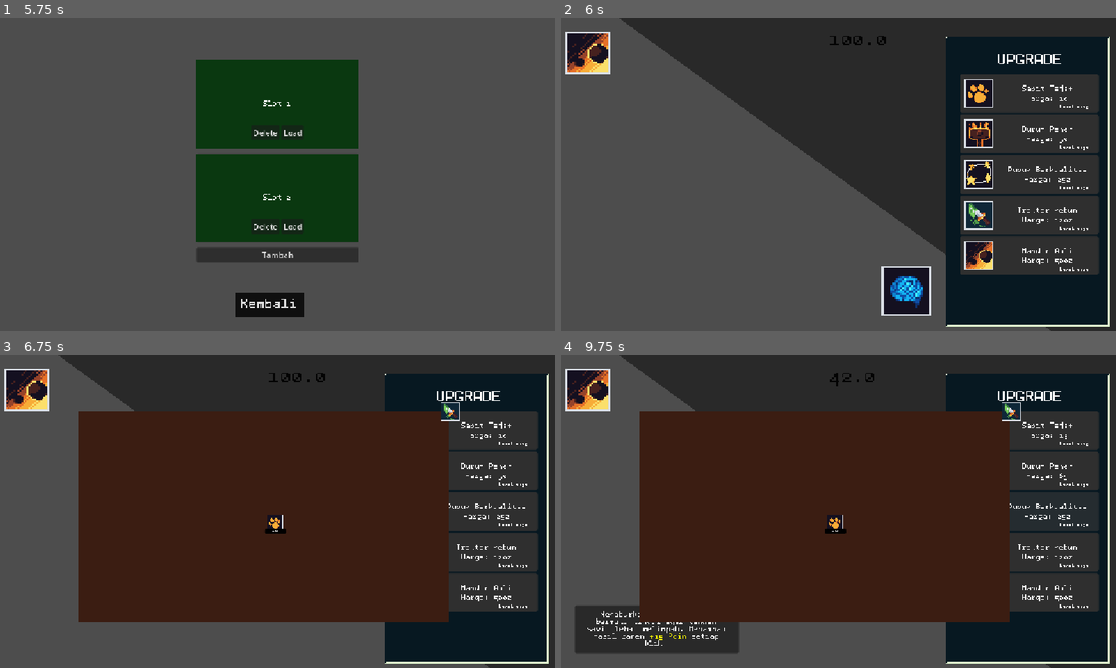
Above: before the commit, frames 1-4 (two rows, left to right).
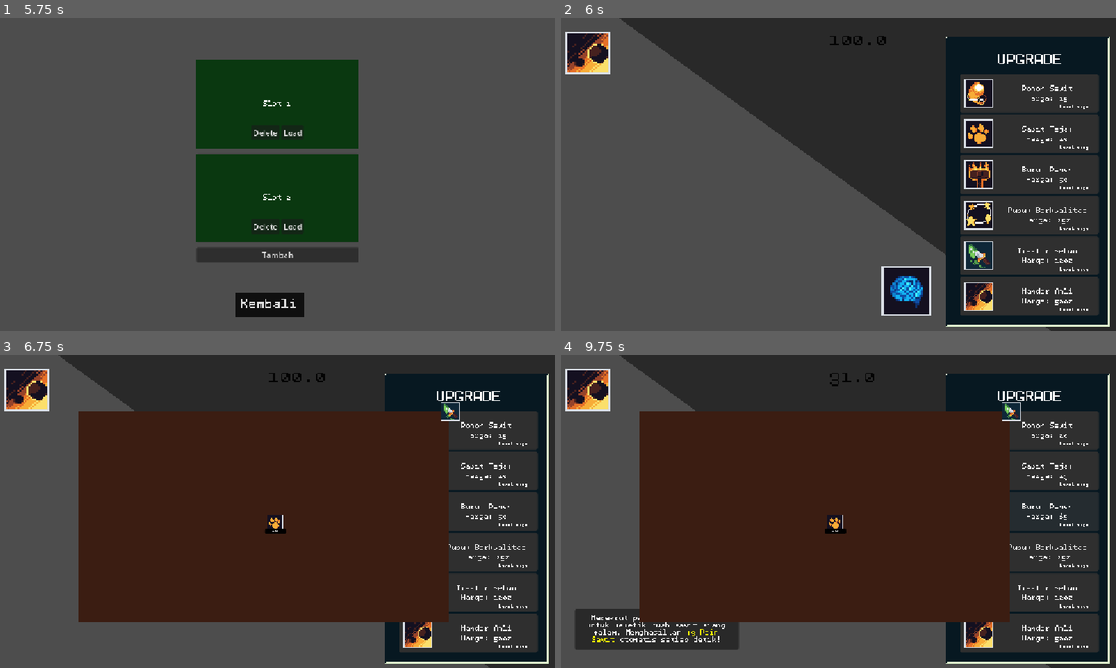
Above: after the commit, the same moments.

Repository: azizul987/Sawit-io
Game: Godot game, scene res://Scene/MainMenui.tscn
The game is run twice, just before and just after one commit, with the same random seed, the same clock (stepped at 60 frames per second) and the same inputs.
Inputs (mouse positions are in pixels of both pictures, inside the frame that each line leads up to):
- Up to frame 1 (5.75 s): click "Mulai" at 0.5 s; tap Enter at 1.25 s; move the mouse to (399, 158) at 1.27 s; hold Right (ui_right) 1.28-2 s; hold M (add_coin) 1.28-2 s; click (399, 158) at 1.42 s; click "Tambah" at 2 s; click "Kembali" at 2.75 s; click "Mulai" at 3.5 s; drag from (166, 190) to (249, 237) at 4.27 s; tap Space at 5 s; move the mouse to (333, 105) at 5.02 s; hold Right (ui_right) from 5.03 s (still down); hold E (zoom_out) from 5.03 s (still down)
- Up to frame 2 (6 s): release Right (ui_right) at 5.75 s; release E (zoom_out) at 5.75 s; click "Load" at 5.75 s
- Up to frame 3 (6.75 s): click (344, 627) at 6.5 s
- Up to frame 4 (9.75 s): click (1027, 430) at 7.27 s; click (977, 430) at 8.02 s; click (1027, 470) at 8.77 s; click (1027, 511) at 9.52 s

Frame 1 is identical in both runs. In frame 2, 4.3% of the frame differs, in the area x 71-97%, y 20-95%; in frame 3, 3.0%; in frame 4, 4.0%.

Commit message:
add add sawit logic in update

Diff:
--- a/Logic/Data Templete/Data/ress/updatedatabase.tres
+++ b/Logic/Data Templete/Data/ress/updatedatabase.tres
@@ -7,6 +7,20 @@
 [ext_resource type="Texture2D" uid="uid://pg3lumyfvw84" path="res://temp tekture/skill_icons_by_quintino_pixels/24x24/skill_icons5.png" id="5_pupuk"]
 [ext_resource type="Texture2D" uid="uid://dkn5k3fjed8dy" path="res://temp tekture/skill_icons_by_quintino_pixels/24x24/skill_icons8.png" id="6_traktor"]
 [ext_resource type="Texture2D" uid="uid://luaruaa52acv" path="res://temp tekture/skill_icons_by_quintino_pixels/24x24/skill_icons4.png" id="7_mandor"]
+[ext_resource type="Texture2D" uid="uid://cn836tqwbkocd" path="res://temp tekture/skill_icons_by_quintino_pixels/24x24/skill_icons3.png" id="8_pohon"]
+
+[sub_resource type="Resource" id="Resource_pohonsawit"]
+script = ExtResource("2_own6j")
+upgrade_name = "Pohon Sawit"
+description = "Menanam pohon sawit baru di wilayah yang telah terbuka! Menghasilkan [color=yellow]+1 Poin Sawit[/color] otomatis setiap detik!"
+price = 15.0
+price_multiplier = 1.3
+icon = ExtResource("8_pohon")
+effect_type = 2
+effect_value = 1.0
+current_level = 1
+max_level = 50
+metadata/_custom_type_script = "uid://g1tewc4pomil"
 
 [sub_resource type="Resource" id="Resource_sabit"]
 script = ExtResource("2_own6j")
@@ -65,5 +79,5 @@
 
 [resource]
 script = ExtResource("1_erwtg")
-upgrades = Array[ExtResource("2_own6j")]([SubResource("Resource_sabit"), SubResource("Resource_buruh"), SubResource("Resource_pupuk"), SubResource("Resource_traktor"), SubResource("Resource_mandor")])
+upgrades = Array[ExtResource("2_own6j")]([SubResource("Resource_pohonsawit"), SubResource("Resource_sabit"), SubResource("Resource_buruh"), SubResource("Resource_pupuk"), SubResource("Resource_traktor"), SubResource("Resource_mandor")])
 metadata/_custom_type_script = "uid://b2qs3ham6ojqe"
--- a/Logic/skrip/map.gd
+++ b/Logic/skrip/map.gd
@@ -134,3 +134,10 @@
 		SaveManager.save_status_wilayah(daftar_wilayah)
 		cek_syarat_buka()
 		button.queue_free()
+
+func spawn_pohon() -> void:
+	var wil = daftar_wilayah.filter(func(w): return w.data and w.data.terbuka_default and w.has_node("Polygon2D"))
+	if not wil.is_empty():
+		var pohon = preload("res://sawit.tscn").instantiate()
+		pohon.position = ambil_center_polygon_global(wil.pick_random().get_node("Polygon2D")) + Vector2(randf_range(-250, 250), randf_range(-250, 250))
+		get_parent().add_child(pohon)
--- a/Ui/update_menu.gd
+++ b/Ui/update_menu.gd
@@ -18,6 +18,12 @@
 		SaveManager.load_upgrades(upgrade_database)
 		Point.recalculate_stats(upgrade_database.upgrades)
 	generate_upgrade_buttons()
+	await get_tree().process_frame; await get_tree().process_frame
+	var map = get_tree().current_scene.get_node_or_null("map")
+	if upgrade_database and map:
+		for u in upgrade_database.upgrades:
+			if u and u.upgrade_name == "Pohon Sawit":
+				for i in range(u.current_level - 1): map.spawn_pohon()
 
 
 func generate_upgrade_buttons() -> void:
@@ -78,6 +84,9 @@
 		return
 
 	button.refresh()
+	if upgrade_data.upgrade_name == "Pohon Sawit":
+		var map = get_tree().current_scene.get_node_or_null("map")
+		if map: map.spawn_pohon()
 	# Hitung ulang seluruh stats efek pasca upgrade!
 	Point.recalculate_stats(upgrade_database.upgrades)
 	SaveManager.save_upgrades(upgrade_database)
